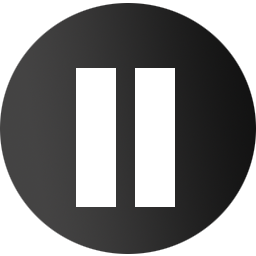
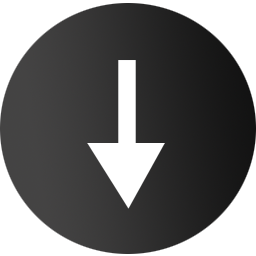
Layers edited between the first and the second 256 × 256 image:
added layer "Receive" above "ReceiveU" over [87,143,165,209]
added layer "ReceiveU" above "PauseR" over [118,60,136,165]
renamed "Layer 4 copy" to "PauseR", hid it over [135,68,175,207]
renamed "Layer 4" to "PauseL", hid it over [76,68,116,207]
